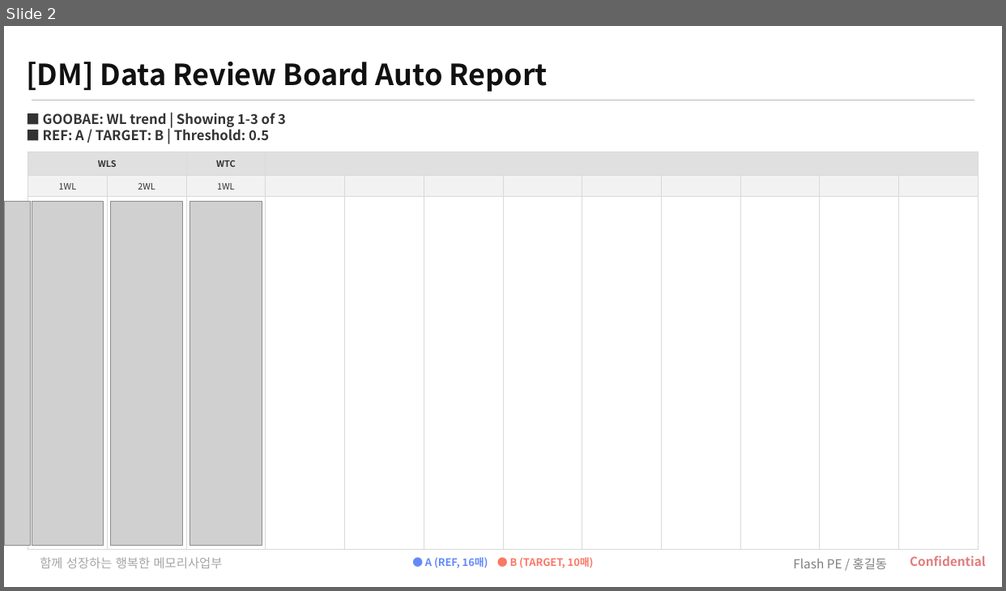
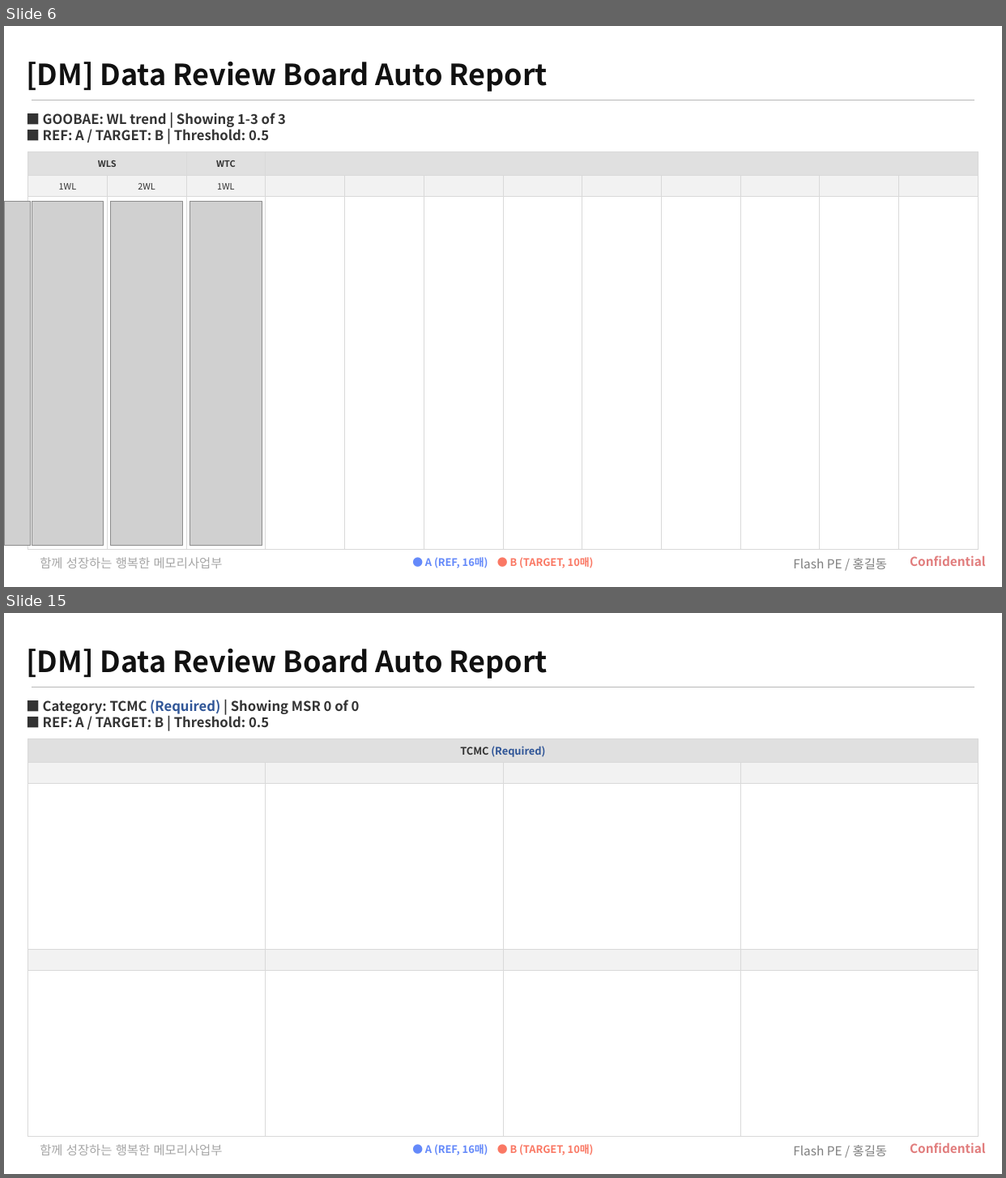
Before and after one commit to parktj4264/DRB-Code, a slide deck: output/sigma_summary_latest.pptx. Shown one above the other, each under a label of ours: slide 2 before the commit, slides 6 and 15 after it; the slides between them are not shown. The pictures are 1006x591 and 1006x1178 pixels, drawn with LibreOffice and Linux fonts; fonts in the diff are those of the drawing; grey boxes stand for pictures; background and template pictures are left out. Boxes give left, top, right and bottom in pixels: in the first picture for what was removed or moved away, otherwise in the second. Text is boxed around its words. In the diff, an @@ line names an element or a change of style, - is before the commit and + after.

```diff
--- a/output/sigma_summary_latest.pptx
+++ b/output/sigma_summary_latest.pptx
@@ slide 15 added at (4, 613, 1002, 1174), background #FFFFFF; not listed: 3 template elements that a slide beside it also shows @@
@@ title added at (26, 649, 548, 679), 28 pt, text #111111, bold @@
+[DM] Data Review Board Auto Report
@@ text added at (43, 700, 360, 727), 13 pt, text #333333, bold @@
+■ Category: TCMC (Required) | Showing MSR 0 of 0
+■ REF: A / TARGET: B | Threshold: 0.5
@@ table added at (28, 739, 978, 1137), 5 rows, 4 columns @@
+TCMC (Required) |  |  | 
+ |  |  | 
+ |  |  | 
+ |  |  | 
+ |  |  | 
@@ text added at (425, 1144, 594, 1156), 10 pt, text #FA7864, bold @@
+● A (REF, 16매) ● B (TARGET, 10매)
@@ text added at (793, 1145, 887, 1157), 12 pt, text #7F7F7F @@
+Flash PE / 홍길동
@@ what was slide 2 is now slide 6 @@
```
Also in this commit, not shown: 5 slides changed, 9 other slides added, 23 other files.
